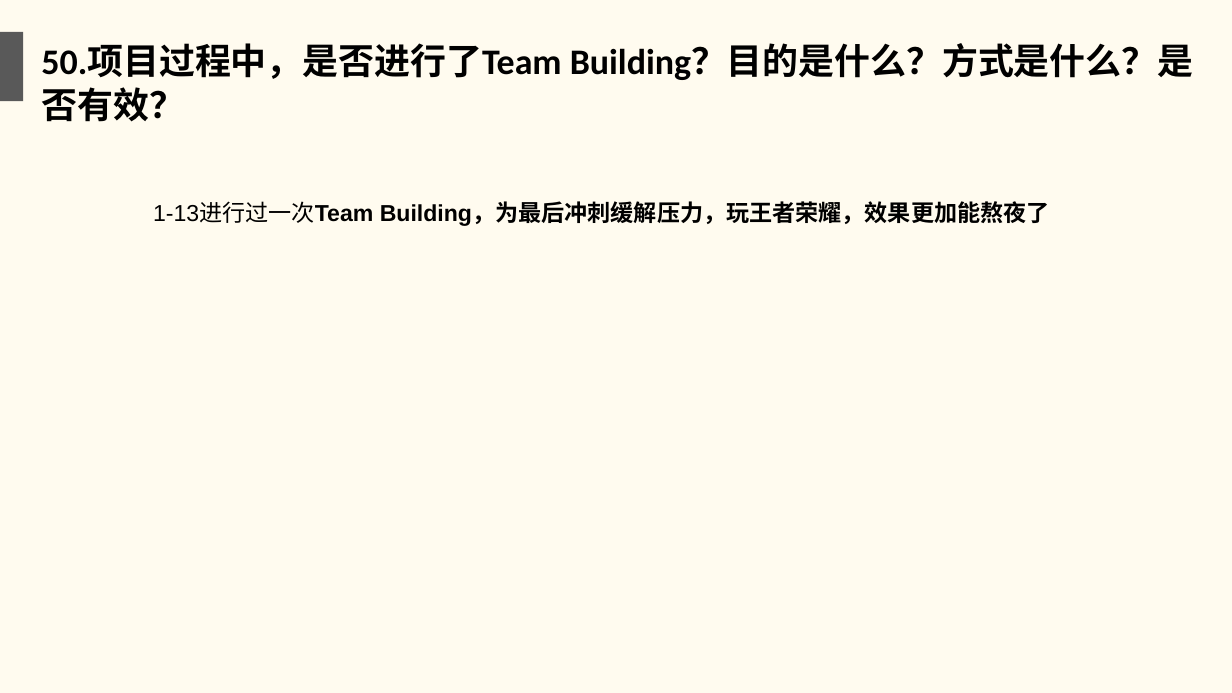
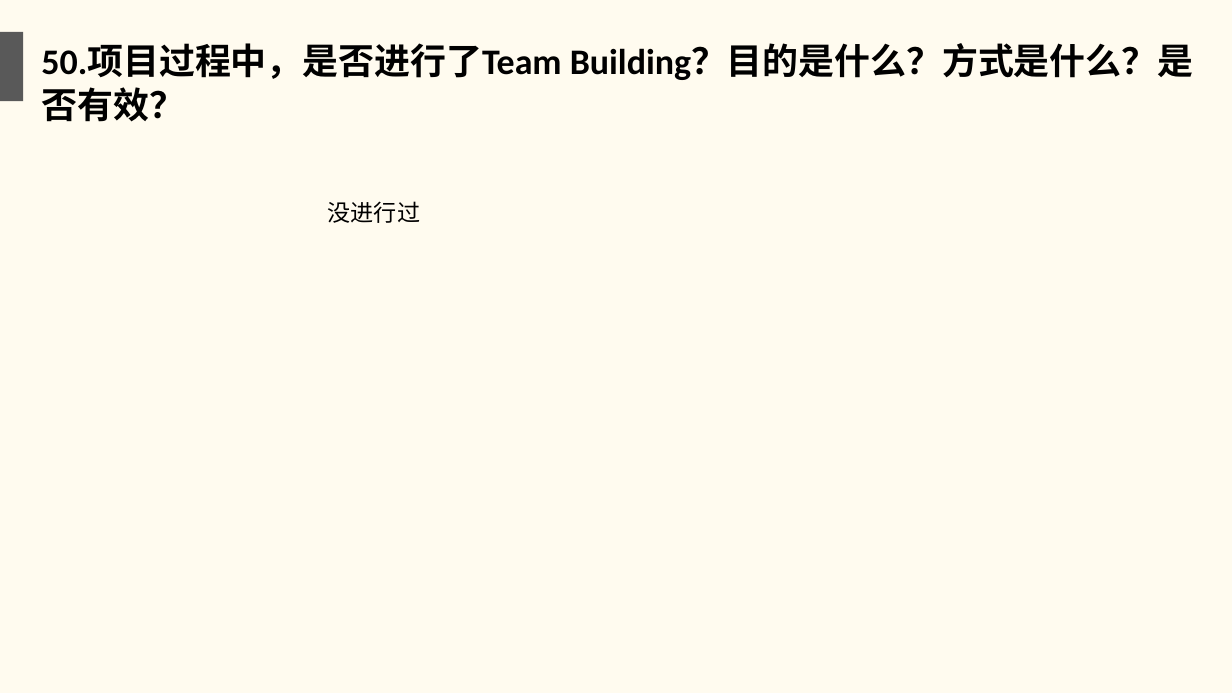
Before and after one commit to twn422/PRD2017, a slide deck: slide 52 of PRD-2017-G24/STW/受控文件/分析设计/项目收尾评审.ppt. Drawn at 1232x693 pixels with LibreOffice and Linux fonts; fonts in the diff are those of the drawing. Boxes give left, top, right and bottom in pixels: in the first picture for what was removed or moved away, otherwise in the second. Text is boxed around its words. In the diff, an @@ line names an element or a change of style, - is before the commit and + after.

```diff
--- a/PRD-2017-G24/STW/受控文件/分析设计/项目收尾评审.ppt
+++ b/PRD-2017-G24/STW/受控文件/分析设计/项目收尾评审.ppt
@@ text removed at (153,202,1050,226) @@
-1-13进行过一次Team Building，为最后冲刺缓解压力，玩王者荣耀，效果更加能熬夜了
@@ text added at (328,201,420,223), 18 pt, text #000000 @@
+没进行过
```
Also in this commit, not shown: 2 other files.
